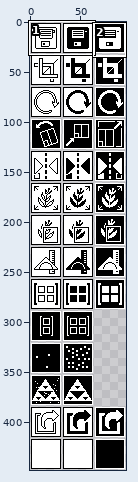
Two versions of one pixel-art file, assets/gui/result_buttons.aseprite. Above: a wide view before the commit, with the close-up outlined.
Close-up. Before:
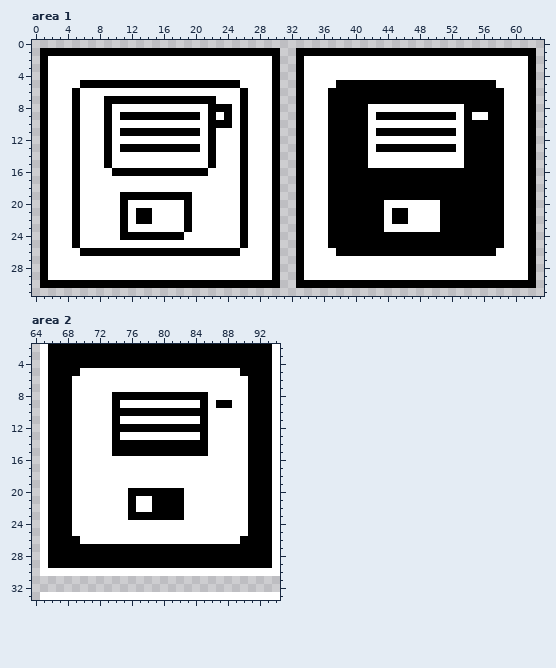
96x448 pixels, 1 frame. Shown: area 1: x 0..63, y 0..31; area 2: x 64..94, y 2..33.
Now the later version:
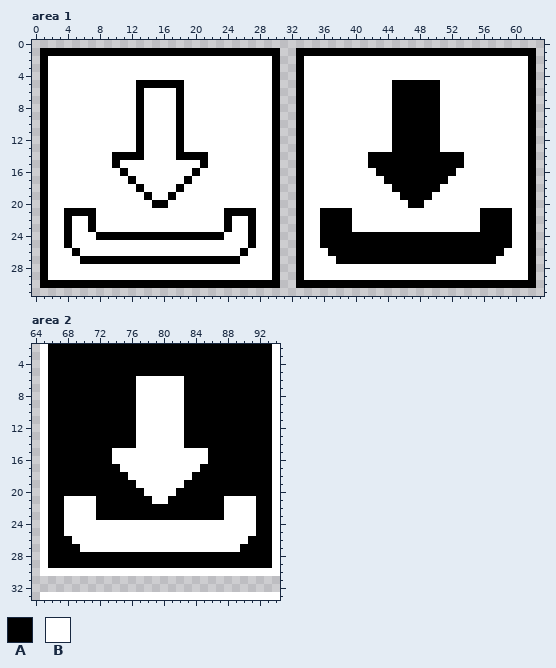
Palette (. is transparent): A #000000  B #ffffff
Changes in this commit:
--- area 1, layer "pic"
@@ x 0..63 @@
  4 .ABBBBBBBBBBBBBBBBBBBBBBBBBBBBA..ABBBBBBBBBBBBBBBBBBBBBBBBBBBBA.
- 5 .ABBBBAAAAAAAAAAAAAAAAAAAABBBBA..ABBBBAAAAAAAAAAAAAAAAAAAABBBBA.
- 6 .ABBBABBBBBBBBBBBBBBBBBBBBABBBA..ABBBAAAAAAAAAAAAAAAAAAAAAABBBA.
- 7 .ABBBABBBAAAAAAAAAAAAAABBBABBBA..ABBBAAAAAAAAAAAAAAAAAAAAAABBBA.
- 8 .ABBBABBBABBBBBBBBBBBBAAABABBBA..ABBBAAAAABBBBBBBBBBBBAAAAABBBA.
- 9 .ABBBABBBABAAAAAAAAAABABABABBBA..ABBBAAAAABAAAAAAAAAABABBAABBBA.
-10 .ABBBABBBABBBBBBBBBBBBAAABABBBA..ABBBAAAAABBBBBBBBBBBBAAAAABBBA.
-11 .ABBBABBBABAAAAAAAAAABABBBABBBA..ABBBAAAAABAAAAAAAAAABAAAAABBBA.
-12 .ABBBABBBABBBBBBBBBBBBABBBABBBA..ABBBAAAAABBBBBBBBBBBBAAAAABBBA.
-13 .ABBBABBBABAAAAAAAAAABABBBABBBA..ABBBAAAAABAAAAAAAAAABAAAAABBBA.
-14 .ABBBABBBABBBBBBBBBBBBABBBABBBA..ABBBAAAAABBBBBBBBBBBBAAAAABBBA.
-15 .ABBBABBBABBBBBBBBBBBBABBBABBBA..ABBBAAAAABBBBBBBBBBBBAAAAABBBA.
-16 .ABBBABBBBAAAAAAAAAAAABBBBABBBA..ABBBAAAAAAAAAAAAAAAAAAAAAABBBA.
-17 .ABBBABBBBBBBBBBBBBBBBBBBBABBBA..ABBBAAAAAAAAAAAAAAAAAAAAAABBBA.
-18 .ABBBABBBBBBBBBBBBBBBBBBBBABBBA..ABBBAAAAAAAAAAAAAAAAAAAAAABBBA.
-19 .ABBBABBBBBAAAAAAAAABBBBBBABBBA..ABBBAAAAAAAAAAAAAAAAAAAAAABBBA.
-20 .ABBBABBBBBABBBBBBBABBBBBBABBBA..ABBBAAAAAAABBBBBBBAAAAAAAABBBA.
-21 .ABBBABBBBBABAABBBBABBBBBBABBBA..ABBBAAAAAAABAABBBBAAAAAAAABBBA.
-22 .ABBBABBBBBABAABBBBABBBBBBABBBA..ABBBAAAAAAABAABBBBAAAAAAAABBBA.
-23 .ABBBABBBBBABBBBBBBABBBBBBABBBA..ABBBAAAAAAABBBBBBBAAAAAAAABBBA.
-24 .ABBBABBBBBAAAAAAAABBBBBBBABBBA..ABBBAAAAAAAAAAAAAAAAAAAAAABBBA.
-25 .ABBBABBBBBBBBBBBBBBBBBBBBABBBA..ABBBAAAAAAAAAAAAAAAAAAAAAABBBA.
-26 .ABBBBAAAAAAAAAAAAAAAAAAAABBBBA..ABBBBAAAAAAAAAAAAAAAAAAAABBBBA.
-27 .ABBBBBBBBBBBBBBBBBBBBBBBBBBBBA..ABBBBBBBBBBBBBBBBBBBBBBBBBBBBA.
+ 5 .ABBBBBBBBBBBAAAAAABBBBBBBBBBBA..ABBBBBBBBBBBAAAAAABBBBBBBBBBBA.
+ 6 .ABBBBBBBBBBBABBBBABBBBBBBBBBBA..ABBBBBBBBBBBAAAAAABBBBBBBBBBBA.
+ 7 .ABBBBBBBBBBBABBBBABBBBBBBBBBBA..ABBBBBBBBBBBAAAAAABBBBBBBBBBBA.
+ 8 .ABBBBBBBBBBBABBBBABBBBBBBBBBBA..ABBBBBBBBBBBAAAAAABBBBBBBBBBBA.
+ 9 .ABBBBBBBBBBBABBBBABBBBBBBBBBBA..ABBBBBBBBBBBAAAAAABBBBBBBBBBBA.
+10 .ABBBBBBBBBBBABBBBABBBBBBBBBBBA..ABBBBBBBBBBBAAAAAABBBBBBBBBBBA.
+11 .ABBBBBBBBBBBABBBBABBBBBBBBBBBA..ABBBBBBBBBBBAAAAAABBBBBBBBBBBA.
+12 .ABBBBBBBBBBBABBBBABBBBBBBBBBBA..ABBBBBBBBBBBAAAAAABBBBBBBBBBBA.
+13 .ABBBBBBBBBBBABBBBABBBBBBBBBBBA..ABBBBBBBBBBBAAAAAABBBBBBBBBBBA.
+14 .ABBBBBBBBAAAABBBBAAAABBBBBBBBA..ABBBBBBBBAAAAAAAAAAAABBBBBBBBA.
+15 .ABBBBBBBBABBBBBBBBBBABBBBBBBBA..ABBBBBBBBAAAAAAAAAAAABBBBBBBBA.
+16 .ABBBBBBBBBABBBBBBBBABBBBBBBBBA..ABBBBBBBBBAAAAAAAAAABBBBBBBBBA.
+17 .ABBBBBBBBBBABBBBBBABBBBBBBBBBA..ABBBBBBBBBBAAAAAAAABBBBBBBBBBA.
+18 .ABBBBBBBBBBBABBBBABBBBBBBBBBBA..ABBBBBBBBBBBAAAAAABBBBBBBBBBBA.
+19 .ABBBBBBBBBBBBABBABBBBBBBBBBBBA..ABBBBBBBBBBBBAAAABBBBBBBBBBBBA.
+20 .ABBBBBBBBBBBBBAABBBBBBBBBBBBBA..ABBBBBBBBBBBBBAABBBBBBBBBBBBBA.
+21 .ABBAAAABBBBBBBBBBBBBBBBAAAABBA..ABBAAAABBBBBBBBBBBBBBBBAAAABBA.
+22 .ABBABBABBBBBBBBBBBBBBBBABBABBA..ABBAAAABBBBBBBBBBBBBBBBAAAABBA.
+23 .ABBABBABBBBBBBBBBBBBBBBABBABBA..ABBAAAABBBBBBBBBBBBBBBBAAAABBA.
+24 .ABBABBBAAAAAAAAAAAAAAAABBBABBA..ABBAAAAAAAAAAAAAAAAAAAAAAAABBA.
+25 .ABBABBBBBBBBBBBBBBBBBBBBBBABBA..ABBAAAAAAAAAAAAAAAAAAAAAAAABBA.
+26 .ABBBABBBBBBBBBBBBBBBBBBBBABBBA..ABBBAAAAAAAAAAAAAAAAAAAAAABBBA.
+27 .ABBBBAAAAAAAAAAAAAAAAAAAABBBBA..ABBBBAAAAAAAAAAAAAAAAAAAABBBBA.
 28 .ABBBBBBBBBBBBBBBBBBBBBBBBBBBBA..ABBBBBBBBBBBBBBBBBBBBBBBBBBBBA.
--- area 2, layer "pic"
@@ x 64..94 @@
  4 .BAAAAAAAAAAAAAAAAAAAAAAAAAAAAB
- 5 .BAAAABBBBBBBBBBBBBBBBBBBBAAAAB
- 6 .BAAABBBBBBBBBBBBBBBBBBBBBBAAAB
- 7 .BAAABBBBBBBBBBBBBBBBBBBBBBAAAB
- 8 .BAAABBBBBAAAAAAAAAAAABBBBBAAAB
- 9 .BAAABBBBBABBBBBBBBBBABAABBAAAB
-10 .BAAABBBBBAAAAAAAAAAAABBBBBAAAB
-11 .BAAABBBBBABBBBBBBBBBABBBBBAAAB
-12 .BAAABBBBBAAAAAAAAAAAABBBBBAAAB
-13 .BAAABBBBBABBBBBBBBBBABBBBBAAAB
-14 .BAAABBBBBAAAAAAAAAAAABBBBBAAAB
-15 .BAAABBBBBAAAAAAAAAAAABBBBBAAAB
-16 .BAAABBBBBBBBBBBBBBBBBBBBBBAAAB
-17 .BAAABBBBBBBBBBBBBBBBBBBBBBAAAB
-18 .BAAABBBBBBBBBBBBBBBBBBBBBBAAAB
-19 .BAAABBBBBBBBBBBBBBBBBBBBBBAAAB
-20 .BAAABBBBBBBAAAAAAABBBBBBBBAAAB
-21 .BAAABBBBBBBABBAAAABBBBBBBBAAAB
-22 .BAAABBBBBBBABBAAAABBBBBBBBAAAB
-23 .BAAABBBBBBBAAAAAAABBBBBBBBAAAB
-24 .BAAABBBBBBBBBBBBBBBBBBBBBBAAAB
-25 .BAAABBBBBBBBBBBBBBBBBBBBBBAAAB
-26 .BAAAABBBBBBBBBBBBBBBBBBBBAAAAB
-27 .BAAAAAAAAAAAAAAAAAAAAAAAAAAAAB
+ 5 .BAAAAAAAAAAAAAAAAAAAAAAAAAAAAB
+ 6 .BAAAAAAAAAAABBBBBBAAAAAAAAAAAB
+ 7 .BAAAAAAAAAAABBBBBBAAAAAAAAAAAB
+ 8 .BAAAAAAAAAAABBBBBBAAAAAAAAAAAB
+ 9 .BAAAAAAAAAAABBBBBBAAAAAAAAAAAB
+10 .BAAAAAAAAAAABBBBBBAAAAAAAAAAAB
+11 .BAAAAAAAAAAABBBBBBAAAAAAAAAAAB
+12 .BAAAAAAAAAAABBBBBBAAAAAAAAAAAB
+13 .BAAAAAAAAAAABBBBBBAAAAAAAAAAAB
+14 .BAAAAAAAAAAABBBBBBAAAAAAAAAAAB
+15 .BAAAAAAAABBBBBBBBBBBBAAAAAAAAB
+16 .BAAAAAAAABBBBBBBBBBBBAAAAAAAAB
+17 .BAAAAAAAAABBBBBBBBBBAAAAAAAAAB
+18 .BAAAAAAAAAABBBBBBBBAAAAAAAAAAB
+19 .BAAAAAAAAAAABBBBBBAAAAAAAAAAAB
+20 .BAAAAAAAAAAAABBBBAAAAAAAAAAAAB
+21 .BAABBBBAAAAAAABBAAAAAAABBBBAAB
+22 .BAABBBBAAAAAAAAAAAAAAAABBBBAAB
+23 .BAABBBBAAAAAAAAAAAAAAAABBBBAAB
+24 .BAABBBBBBBBBBBBBBBBBBBBBBBBAAB
+25 .BAABBBBBBBBBBBBBBBBBBBBBBBBAAB
+26 .BAAABBBBBBBBBBBBBBBBBBBBBBAAAB
+27 .BAAAABBBBBBBBBBBBBBBBBBBBAAAAB
 28 .BAAAAAAAAAAAAAAAAAAAAAAAAAAAAB
